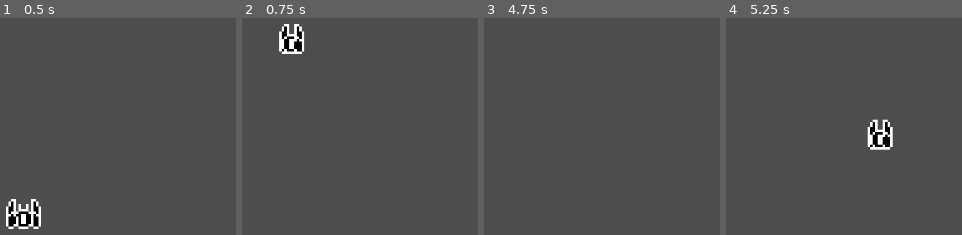
Above: before the commit, frames 1-4 (left to right).
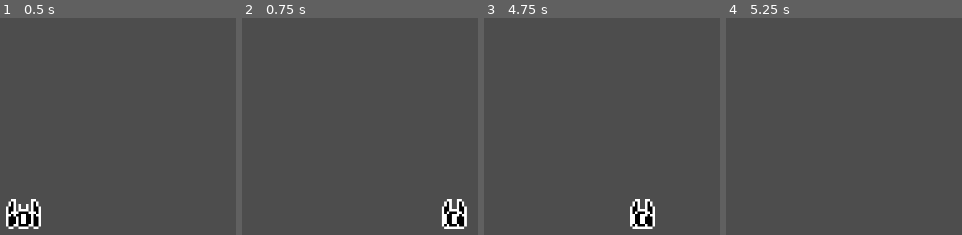
Above: after the commit, the same moments.

Repository: phuocn0302/ProjectSSS
Game: Godot game, scene res://stages/test_scene.tscn
Two runs of this game, one before a commit and one after it. Both use one fixed random seed, a clock stepped at 60 frames per second and the inputs below.
Inputs:
- Up to frame 1 (0.5 s): no input
- Up to frame 2 (0.75 s): tap Enter (ui_accept) at 0.5 s; hold Right (ui_right) from 0.53 s (still down); hold Ctrl (dash, bound only after the commit) from 0.53 s (still down)
- Up to frame 3 (4.75 s): tap Enter (ui_accept) at 0.77, 0.8, 1.07, 1.35, 1.52, 1.82, 2, 2.3, 2.75, 3.02, 3.32, 3.5, 4.52 s; release Right (ui_right) at 1.28 s; release Ctrl (dash, bound only after the commit) at 1.28 s; hold Down (ui_down) 1.28-2.03 s; tap Ctrl (dash, bound only after the commit) at 1.55, 2.85, 4.35 s; hold Right (ui_right) 2.03-2.78 s; hold Ctrl (dash, bound only after the commit) 2.03-2.78 s; hold Up (ui_up) 2.78-3.53 s; hold Enter (ui_accept) 3.53-4.28 s; hold Left (ui_left) from 3.53 s (still down)
- Up to frame 4 (5.25 s): tap Enter (ui_accept) at 4.82 s; release Left (ui_left) at 5.03 s; hold Down (ui_down) from 5.03 s (still down); hold Ctrl (dash, bound only after the commit) from 5.03 s (still down)

Frame 1 is identical in both runs. In frame 2, 2.5% of the frame differs, in the area x 15-96%, y 2-98%; in frame 3, 1.3%; in frame 4, 1.3%.

Commit message:
feat: add input map for movement

Diff:
--- a/entities/player/player_input_handler.gd
+++ b/entities/player/player_input_handler.gd
@@ -12,9 +12,10 @@
 
 
 func _input(event: InputEvent) -> void:
-	player.input_vector = Input.get_vector("ui_left", "ui_right", "ui_up", "ui_down")
+	player.input_vector = Input.get_vector("move_left", "move_right", "move_up", "move_down")
 
-	if event.is_action_pressed("ui_accept") and player.dash_state.dash_cooldown_timer.is_stopped():
+	if event.is_action_pressed("dash") and player.dash_state.dash_cooldown_timer.is_stopped():
 		state_machine.change_state(states["Dash"])
 
+
 	state_machine.process_input(event)
--- a/project.godot
+++ b/project.godot
@@ -29,6 +29,43 @@
 version_control/plugin_name="GitPlugin"
 version_control/autoload_on_startup=true
 
+[input]
+
+move_up={
+"deadzone": 0.2,
+"events": [Object(InputEventKey,"resource_local_to_scene":false,"resource_name":"","device":-1,"window_id":0,"alt_pressed":false,"shift_pressed":false,"ctrl_pressed":false,"meta_pressed":false,"pressed":false,"keycode":0,"physical_keycode":4194320,"key_label":0,"unicode":0,"location":0,"echo":false,"script":null)
+, Object(InputEventKey,"resource_local_to_scene":false,"resource_name":"","device":-1,"window_id":0,"alt_pressed":false,"shift_pressed":false,"ctrl_pressed":false,"meta_pressed":false,"pressed":false,"keycode":0,"physical_keycode":87,"key_label":0,"unicode":119,"location":0,"echo":false,"script":null)
+]
+}
+move_down={
+"deadzone": 0.2,
+"events": [Object(InputEventKey,"resource_local_to_scene":false,"resource_name":"","device":-1,"window_id":0,"alt_pressed":false,"shift_pressed":false,"ctrl_pressed":false,"meta_pressed":false,"pressed":false,"keycode":0,"physical_keycode":4194322,"key_label":0,"unicode":0,"location":0,"echo":false,"script":null)
+, Object(InputEventKey,"resource_local_to_scene":false,"resource_name":"","device":-1,"window_id":0,"alt_pressed":false,"shift_pressed":false,"ctrl_pressed":false,"meta_pressed":false,"pressed":false,"keycode":0,"physical_keycode":83,"key_label":0,"unicode":115,"location":0,"echo":false,"script":null)
+]
+}
+move_left={
+"deadzone": 0.2,
+"events": [Object(InputEventKey,"resource_local_to_scene":false,"resource_name":"","device":-1,"window_id":0,"alt_pressed":false,"shift_pressed":false,"ctrl_pressed":false,"meta_pressed":false,"pressed":false,"keycode":0,"physical_keycode":4194319,"key_label":0,"unicode":0,"location":0,"echo":false,"script":null)
+, Object(InputEventKey,"resource_local_to_scene":false,"resource_name":"","device":-1,"window_id":0,"alt_pressed":false,"shift_pressed":false,"ctrl_pressed":false,"meta_pressed":false,"pressed":false,"keycode":0,"physical_keycode":65,"key_label":0,"unicode":97,"location":0,"echo":false,"script":null)
+]
+}
+move_right={
+"deadzone": 0.2,
+"events": [Object(InputEventKey,"resource_local_to_scene":false,"resource_name":"","device":-1,"window_id":0,"alt_pressed":false,"shift_pressed":false,"ctrl_pressed":false,"meta_pressed":false,"pressed":false,"keycode":0,"physical_keycode":4194321,"key_label":0,"unicode":0,"location":0,"echo":false,"script":null)
+, Object(InputEventKey,"resource_local_to_scene":false,"resource_name":"","device":-1,"window_id":0,"alt_pressed":false,"shift_pressed":false,"ctrl_pressed":false,"meta_pressed":false,"pressed":false,"keycode":0,"physical_keycode":68,"key_label":0,"unicode":100,"location":0,"echo":false,"script":null)
+]
+}
+dash={
+"deadzone": 0.2,
+"events": [Object(InputEventKey,"resource_local_to_scene":false,"resource_name":"","device":-1,"window_id":0,"alt_pressed":false,"shift_pressed":false,"ctrl_pressed":false,"meta_pressed":false,"pressed":false,"keycode":0,"physical_keycode":4194326,"key_label":0,"unicode":0,"location":0,"echo":false,"script":null)
+]
+}
+shoot={
+"deadzone": 0.2,
+"events": [Object(InputEventKey,"resource_local_to_scene":false,"resource_name":"","device":-1,"window_id":0,"alt_pressed":false,"shift_pressed":false,"ctrl_pressed":false,"meta_pressed":false,"pressed":false,"keycode":0,"physical_keycode":32,"key_label":0,"unicode":32,"location":0,"echo":false,"script":null)
+]
+}
+
 [rendering]
 
 textures/canvas_textures/default_texture_filter=0
